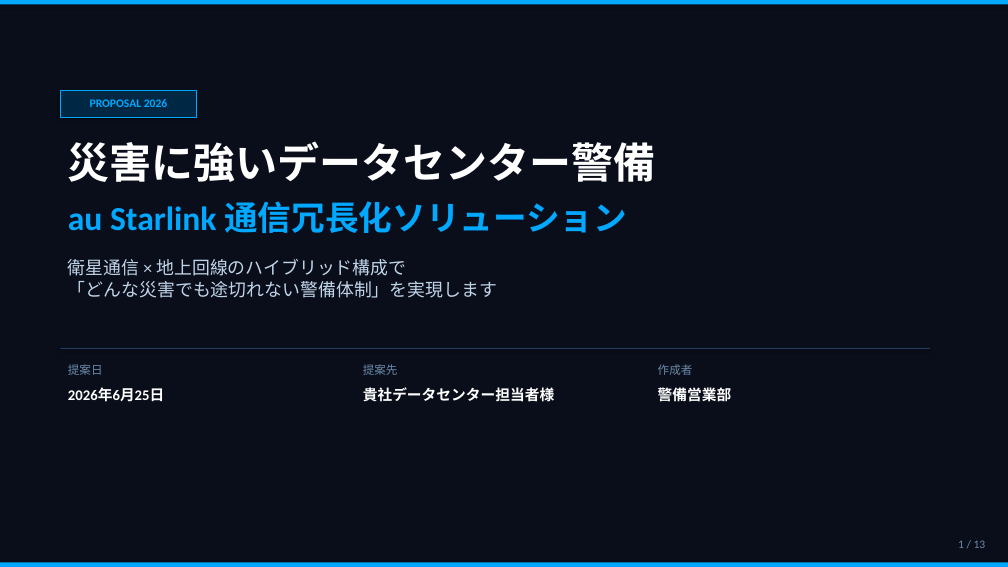
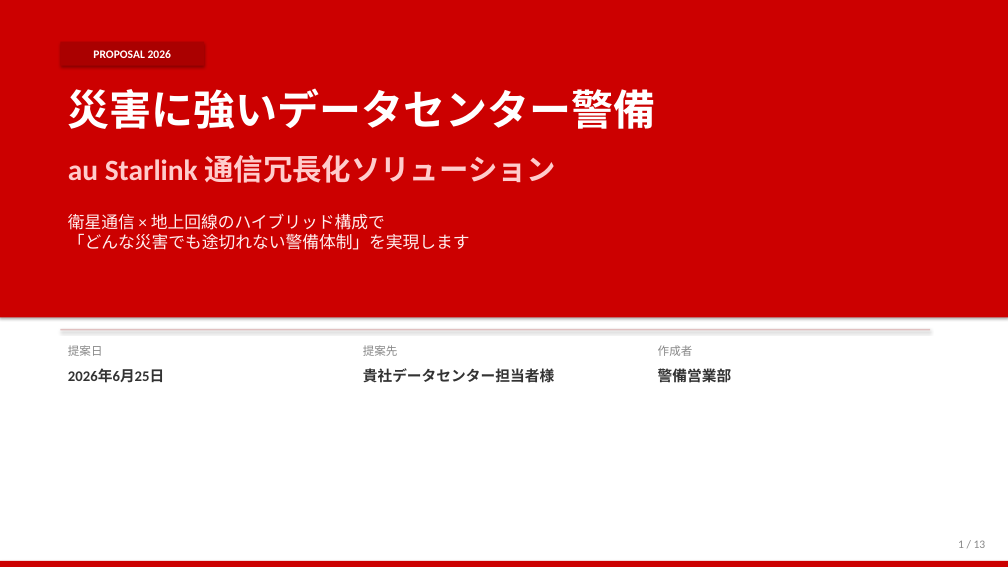
Before and after one commit to iharuhisa-ai/test, a slide deck: slide 1 of datacenter_security_proposal.pptx. Drawn at 1008x567 pixels with LibreOffice and Linux fonts; fonts in the diff are those of the drawing. Boxes give left, top, right and bottom in pixels: in the first picture for what was removed or moved away, otherwise in the second. Text is boxed around its words. In the diff, an @@ line names an element or a change of style, - is before the commit and + after.

```diff
--- a/datacenter_security_proposal.pptx
+++ b/datacenter_security_proposal.pptx
@@ rectangle at [0,0,1008,567]: fill #0A0E1A to #FFFFFF @@
@@ rectangle at [0,0,1008,318]: fill #00A8FF to #CC0000 @@
@@ rectangle: place and size @@
-rectangle at [0,0,1008,5]
+rectangle at [0,0,1008,318]
@@ rectangle: place and size @@
-rectangle at [60,91,197,117]
+rectangle at [60,42,204,66]
@@ rectangle at [60,42,204,66]: fill #002844 to #AA0000; outline #00A8FF 1 pt to none @@
@@ text "PROPOSAL 2026": place and size @@
-text "PROPOSAL 2026" at [90,99,167,107]
+text "PROPOSAL 2026" at [93,50,171,58]
@@ text "PROPOSAL 2026" at [93,50,171,58]: text colour #00A8FF to #FFFFFF @@
@@ text "災害に強いデータセンター警備": place and size @@
-text "災害に強いデータセンター警備" at [68,141,656,182]
+text "災害に強いデータセンター警備" at [68,88,656,129]
@@ text "au Starlink 通信冗長化ソリューション": place and size @@
-text "au Starlink 通信冗長化ソリューション" at [68,201,627,233]
+text "au Starlink 通信冗長化ソリューション" at [68,155,556,183]
@@ text "au Starlink 通信冗長化ソリューション" at [68,155,556,183]: size 32 to 28 pt, text colour #00A8FF to #FFCCCC @@
@@ text "衛星通信 × 地上回線のハイブリッド構成で 「どんな災害でも途切れない警備体制」を実現します": place and size @@
-text "衛星通信 × 地上回線のハイブリッド構成で 「どんな災害でも途切れない警備体制」を実現します" at [68,259,497,298]
+text "衛星通信 × 地上回線のハイブリッド構成で 「どんな災害でも途切れない警備体制」を実現します" at [68,214,470,250]
@@ text "衛星通信 × 地上回線のハイブリッド構成で 「どんな災害でも途切れない警備体制」を実現します" at [68,214,470,250]: size 17 to 16 pt, text colour #C0D4E8 to #FFEEEE @@
@@ 6 texts, 1 rectangle: place and size @@
-6 texts, 1 rectangle at [60,348,930,404]
+6 texts, 1 rectangle at [60,329,930,385]
@@ rectangle at [60,329,930,330]: fill #1E3A5F to #E0C0C0 @@
@@ text colour #6A8AAA to #888888 in 4 elements at [958,540,986,548], [68,345,103,356], [363,345,398,356], [658,345,693,356] @@
@@ text colour #FFFFFF to #333333 in 3 elements at [68,368,164,383], [363,368,554,383], [658,366,732,385] @@
@@ rectangle at [0,561,1008,567]: fill #00A8FF to #CC0000 @@
```
Also in this commit, not shown: 12 other slides changed, 1 other file.
